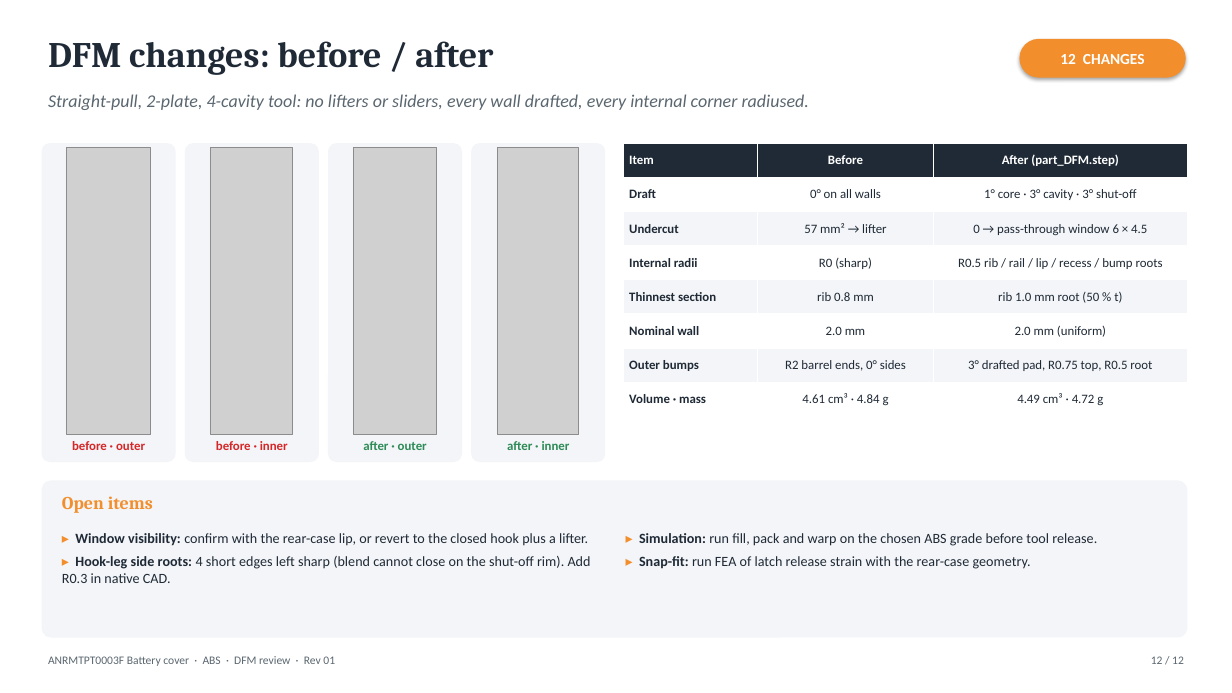
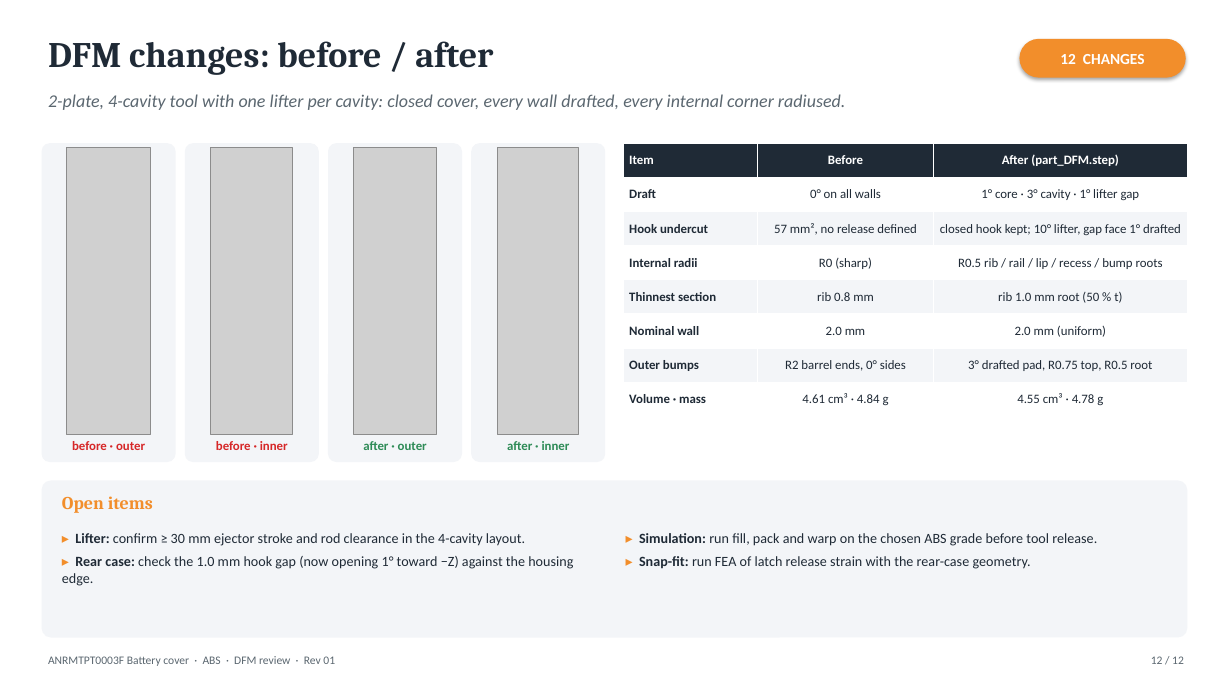
Before and after one commit to moatazmostafaeleraky-eng/Moataz-engineering, a slide deck: slide 12 of output/DFM.pptx. Drawn at 1232x693 pixels with LibreOffice and Linux fonts; fonts in the diff are those of the drawing; grey boxes stand for pictures. Boxes give left, top, right and bottom in pixels: in the first picture for what was removed or moved away, otherwise in the second. Text is boxed around its words. In the diff, an @@ line names an element or a change of style, - is before the commit and + after.

```diff
--- a/output/DFM.pptx
+++ b/output/DFM.pptx
@@ text at bbox=[48, 94, 845, 110]: text changed @@
-Straight-pull, 2-plate, 4-cavity tool: no lifters or sliders, every wall drafted, every internal corner radiused.
+2-plate, 4-cavity tool with one lifter per cavity: closed cover, every wall drafted, every internal corner radiused.
@@ table at bbox=[624, 143, 1188, 417] @@
-row 2, column 3: 1° core · 3° cavity · 3° shut-off
+row 2, column 3: 1° core · 3° cavity · 1° lifter gap
-row 3: Undercut | 57 mm² → lifter | 0 → pass-through window 6 × 4.5
+row 3: Hook undercut | 57 mm², no release defined | closed hook kept; 10° lifter, gap face 1° drafted
-row 8, column 3: 4.49 cm³ · 4.72 g
+row 8, column 3: 4.55 cm³ · 4.78 g
@@ text at bbox=[62, 533, 573, 586]: text changed @@
-▸ Window visibility: confirm with the rear-case lip, or revert to the closed hook plus a lifter.
-▸ Hook-leg side roots: 4 short edges left sharp (blend cannot close on the shut-off rim). Add R0.3 in native CAD.
+▸ Lifter: confirm ≥ 30 mm ejector stroke and rod clearance in the 4-cavity layout.
+▸ Rear case: check the 1.0 mm hook gap (now opening 1° toward −Z) against the housing edge.
```
Also in this commit, not shown: 10 other slides changed, 17 other files.
